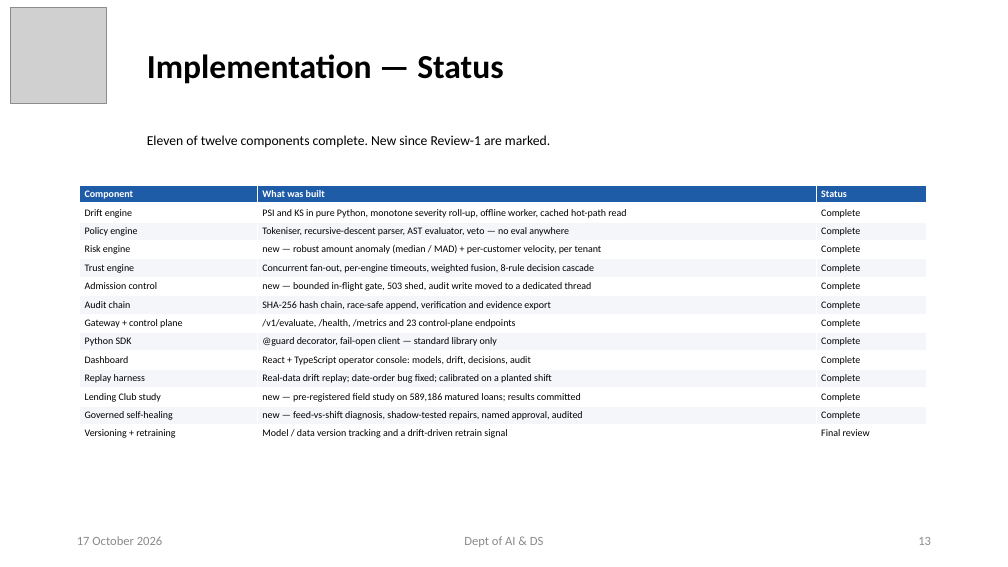
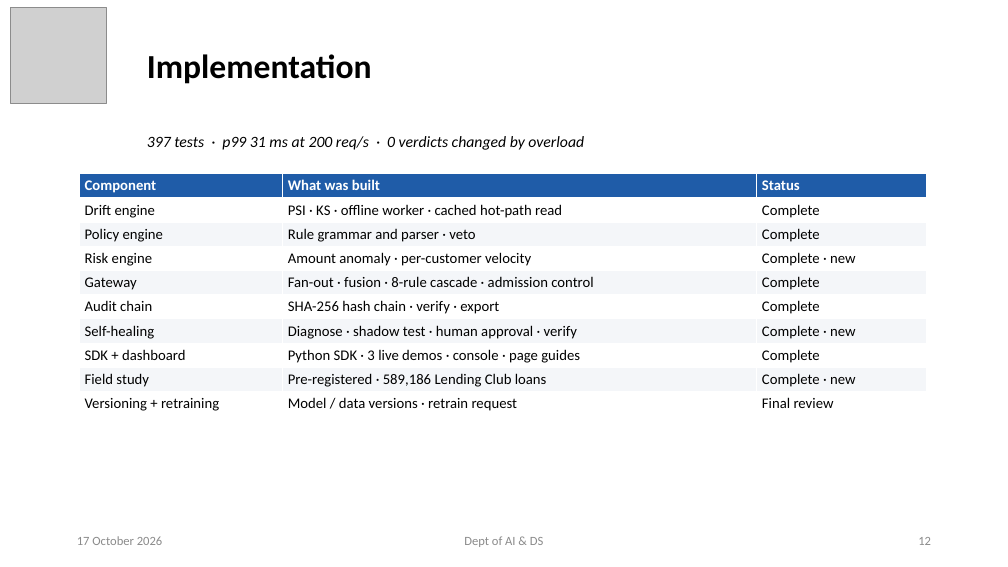
Before and after one commit to ayushpandey0201/custos, a slide deck: slide 12 of docs/presentations/Custos_Phase2_Review2.pptx (slide 13 before the commit). Drawn at 1008x567 pixels with LibreOffice and Linux fonts; fonts in the diff are those of the drawing; grey boxes stand for pictures. Boxes give left, top, right and bottom in pixels: in the first picture for what was removed or moved away, otherwise in the second. Text is boxed around its words. In the diff, an @@ line names an element or a change of style, - is before the commit and + after.

```diff
--- a/docs/presentations/Custos_Phase2_Review2.pptx
+++ b/docs/presentations/Custos_Phase2_Review2.pptx
@@ title at <box>147,54,372,84</box>: text changed @@
-Implementation — Status
+Implementation
@@ subtitle at <box>147,136,584,150</box>: text changed; size 13 to 15 pt; italic on @@
-Eleven of twelve components complete. New since Review-1 are marked.
+397 tests · p99 31 ms at 200 req/s · 0 verdicts changed by overload
@@ table at <box>79,174,926,415</box> @@
-row 2: Drift engine | PSI and KS in pure Python, monotone severity roll-up, offline worker, cached hot-path read | Complete
-row 3: Policy engine | Tokeniser, recursive-descent parser, AST evaluator, veto — no eval anywhere | Complete
-row 4: Risk engine | new — robust amount anomaly (median / MAD) + per-customer velocity, per tenant | Complete
-row 5: Trust engine | Concurrent fan-out, per-engine timeouts, weighted fusion, 8-rule decision cascade | Complete
-row 6: Admission control | new — bounded in-flight gate, 503 shed, audit write moved to a dedicated thread | Complete
-row 7: Audit chain | SHA-256 hash chain, race-safe append, verification and evidence export | Complete
-row 8: Gateway + control plane | /v1/evaluate, /health, /metrics and 23 control-plane endpoints | Complete
-row 9: Python SDK | @guard decorator, fail-open client — standard library only | Complete
-row 10: Dashboard | React + TypeScript operator console: models, drift, decisions, audit | Complete
-row 11: Replay harness | Real-data drift replay; date-order bug fixed; calibrated on a planted shift | Complete
-row 12: Lending Club study | new — pre-registered field study on 589,186 matured loans; results committed | Complete
-row 13: Governed self-healing | new — feed-vs-shift diagnosis, shadow-tested repairs, named approval, audited | Complete
-row 14: Versioning + retraining | Model / data version tracking and a drift-driven retrain signal | Final review
+row 2: Drift engine | PSI · KS · offline worker · cached hot-path read | Complete
+row 3: Policy engine | Rule grammar and parser · veto | Complete
+row 4: Risk engine | Amount anomaly · per-customer velocity | Complete · new
+row 5: Gateway | Fan-out · fusion · 8-rule cascade · admission control | Complete
+row 6: Audit chain | SHA-256 hash chain · verify · export | Complete
+row 7: Self-healing | Diagnose · shadow test · human approval · verify | Complete · new
+row 8: SDK + dashboard | Python SDK · 3 live demos · console · page guides | Complete
+row 9: Field study | Pre-registered · 589,186 Lending Club loans | Complete · new
+row 10: Versioning + retraining | Model / data versions · retrain request | Final review
@@ table: place and size @@
-table at <box>79,185,926,442</box>
+table at <box>79,174,926,415</box>
```
Also in this commit, not shown: 13 other slides changed, 1 slide added, 11 slides removed, 8 other files.
